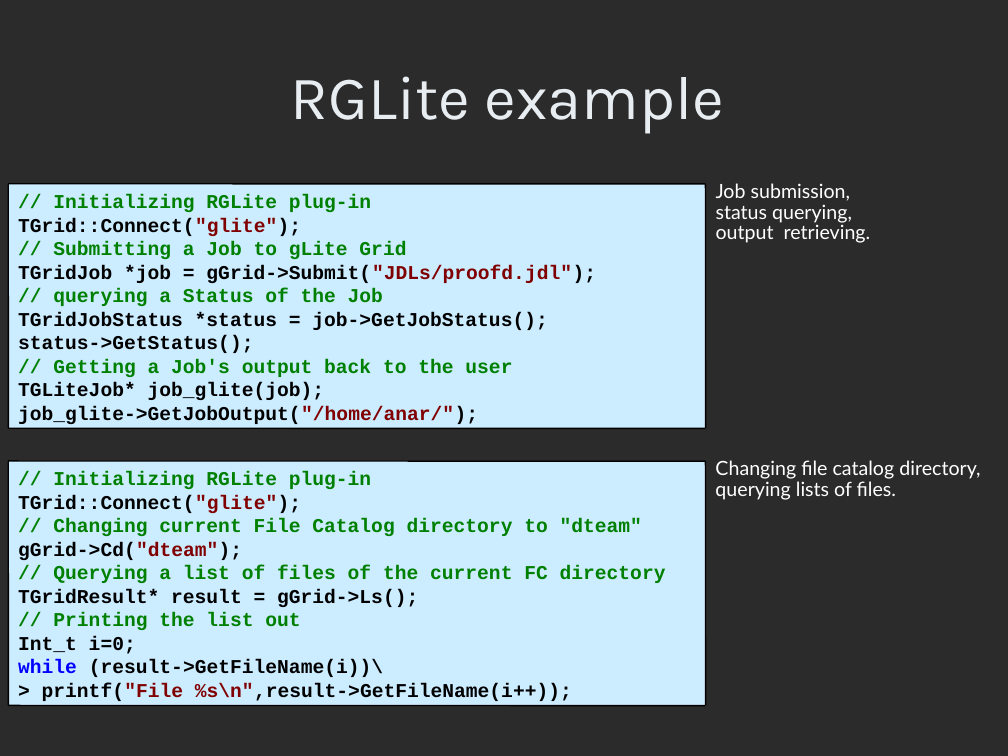
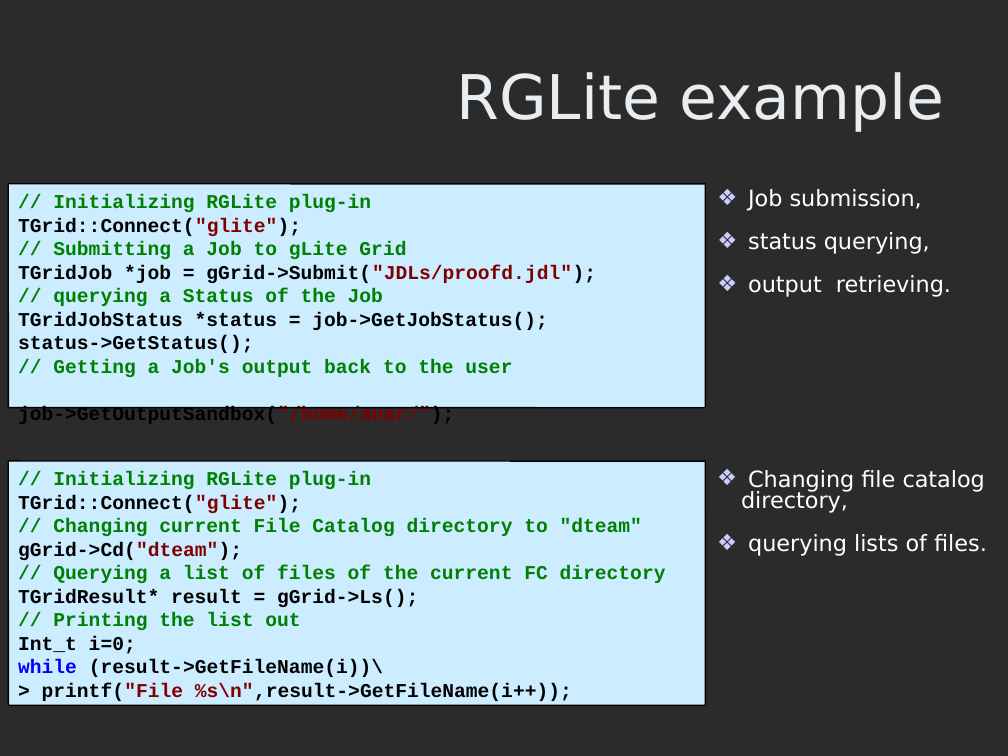
Before and after one commit to AnarManafov/PoDDocumentation, a slide deck: slide 6 of PROOF-Workshop/2007-Nov/PROOF-Workshop-2007-RGLite_gLitePROOF-GSI.ppt. Drawn at 1008x756 pixels with LibreOffice and Linux fonts; fonts in the diff are those of the drawing; background and template pictures are left out; a plain dark background stands for a picture behind light text. Boxes give left, top, right and bottom in pixels: in the first picture for what was removed or moved away, otherwise in the second. Text is boxed around its words. In the diff, an @@ line names an element or a change of style, - is before the commit and + after.

```diff
--- a/PROOF-Workshop/2007-Nov/PROOF-Workshop-2007-RGLite_gLitePROOF-GSI.ppt
+++ b/PROOF-Workshop/2007-Nov/PROOF-Workshop-2007-RGLite_gLitePROOF-GSI.ppt
@@ title "RGLite example": place and size @@
-title "RGLite example" at (291,76,724,134)
+title "RGLite example" at (456,72,945,132)
@@ title "RGLite example" at (456,72,945,132): font Karla to DejaVu Sans; alignment centre to right @@
@@ rectangle "// Initializing RGLite plug-in": place and size @@
-rectangle "// Initializing RGLite plug-in" at (8,183,706,428)
+rectangle "// Initializing RGLite plug-in" at (8,183,706,407)
@@ line moved from (8, 183) - (8, 428) to (8, 183) - (8, 407) @@
@@ line moved from (706, 183) - (706, 428) to (706, 183) - (706, 407) @@
@@ text "Job submission," at (748,189,951,297): size 14 to 16 pt, font Lato to DejaVu Sans; bullet none to ❖; line spacing 0.44 to 0.8; vertical alignment top to middle @@
@@ text in rectangle at (18,382,478,424): text changed @@
-TGLiteJob* job_glite(job);
-job_glite->GetJobOutput("/home/anar/");
+job->GetOutputSandbox("/home/anar/");
@@ line moved from (8, 428) - (706, 428) to (8, 407) - (706, 407) @@
@@ text "Changing file catalog directory," at (741,470,987,556): size 14 to 16 pt, font Lato to DejaVu Sans; bullet none to ❖; line spacing 0.44 to 0.8 @@
```
Also in this commit, not shown: 8 other slides changed, 1 slide added, 2 slides removed.
